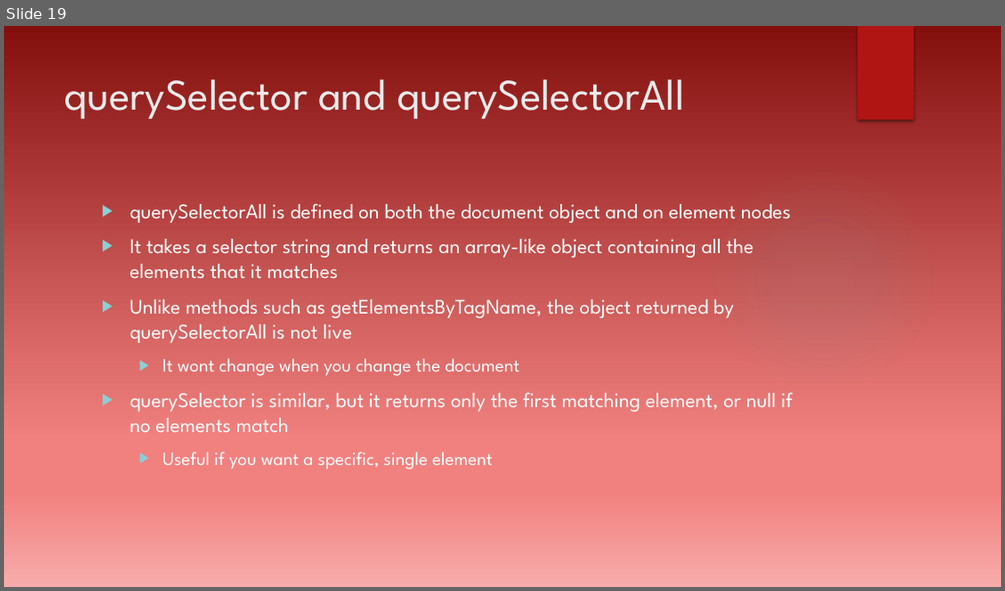
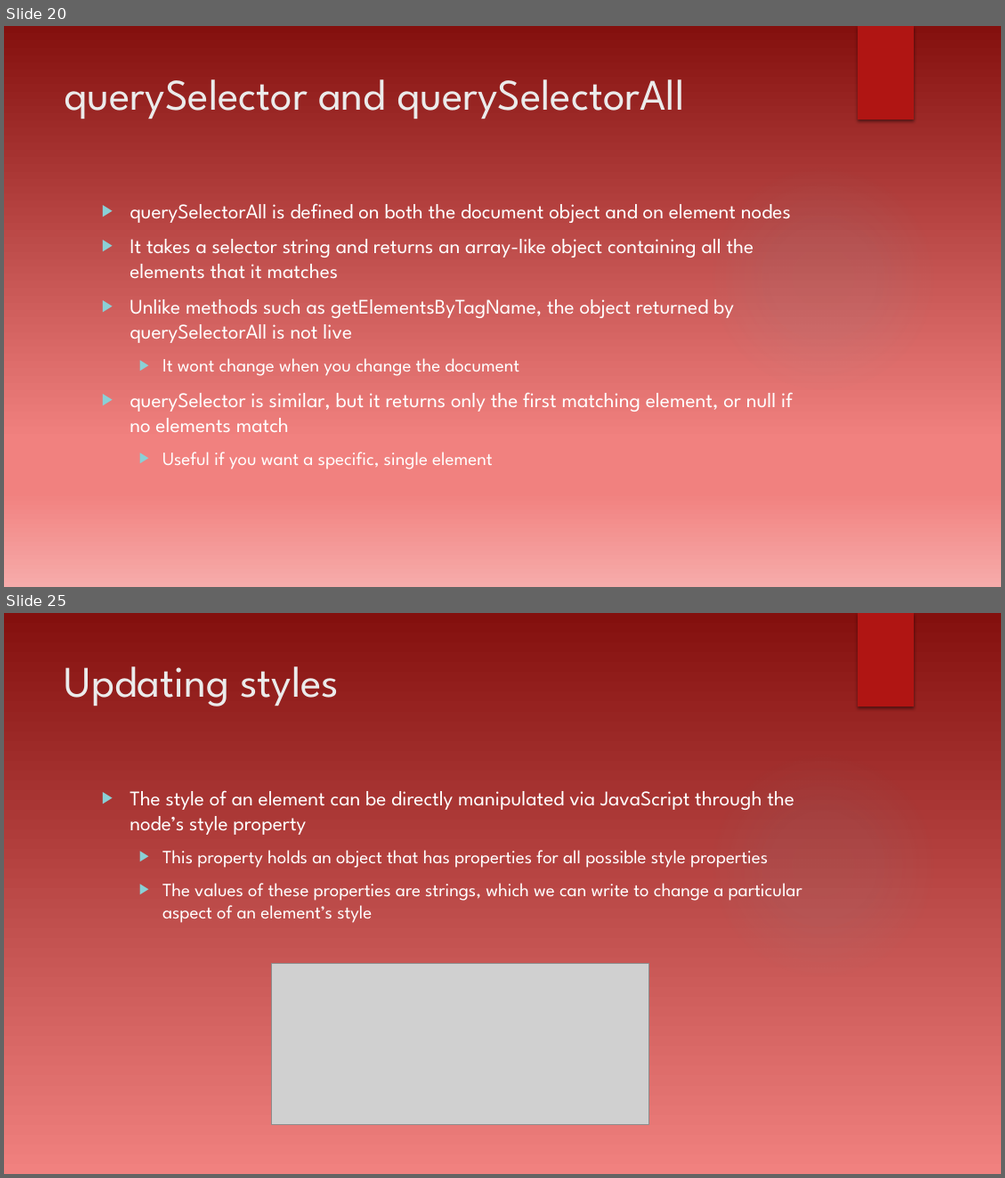
Before and after one commit to dtarvin/evening-work, a slide deck: document-object-model-presentation/Document Object Model.pptx. Shown one above the other, each under a label of ours: slide 19 before the commit, slides 20 and 25 after it; the slides between them are not shown. The pictures are 1005x591 and 1005x1178 pixels, drawn with LibreOffice and Linux fonts; fonts in the diff are those of the drawing; grey boxes stand for pictures; background and template pictures are left out. Boxes give left, top, right and bottom in pixels: in the first picture for what was removed or moved away, otherwise in the second. Text is boxed around its words. In the diff, an @@ line names an element or a change of style, - is before the commit and + after.

Commit message:
slides finished through section 1.4

```diff
--- a/document-object-model-presentation/Document Object Model.pptx
+++ b/document-object-model-presentation/Document Object Model.pptx
@@ slide 25 added at (4,613,1001,1174), background gradient #84100E to #F1817F to #F6ABAA; not listed: 2 template elements that a slide beside it also shows @@
@@ title added at (65,666,339,706), 42 pt, text #EBEBEB @@
+Updating styles
@@ text added at (129,790,802,923), 18 pt, text #FFFFFF @@
+▶ The style of an element can be directly manipulated via JavaScript through the node’s style property
+  ▶ This property holds an object that has properties for all possible style properties
+  ▶ The values of these properties are strings, which we can write to change a particular aspect of an element’s style
@@ picture added at (272,963,648,1124) @@
@@ what was slide 19 is now slide 20 @@
```
Also in this commit, not shown: 1 slide changed, 15 other slides added.
